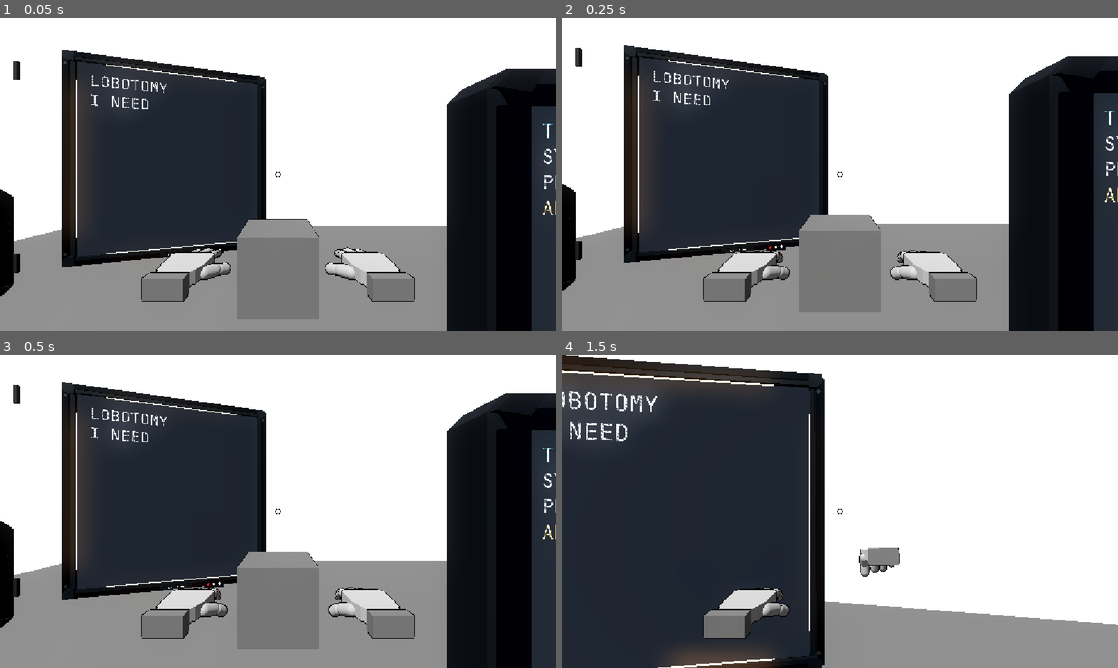
Above: before the commit, frames 1-4 (two rows, left to right).
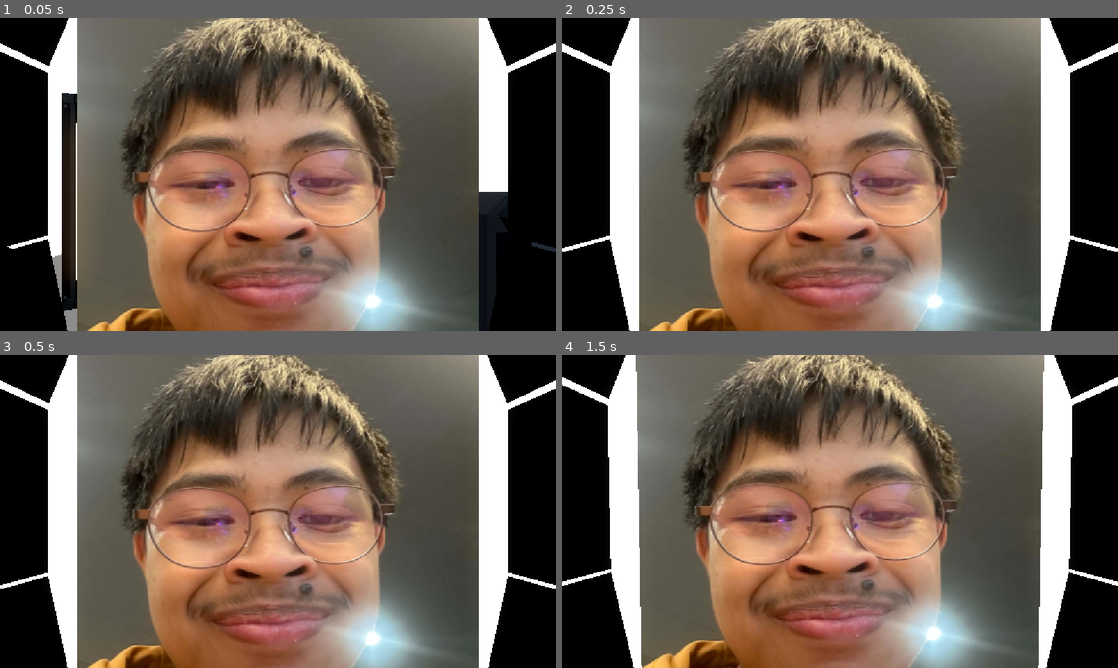
Above: after the commit, the same moments.

Repository: greedisfaust/fowl-play-project
Game: Godot game, scene res://arena/test_arena.tscn
Two runs of this game, one before a commit and one after it. Both use one fixed random seed, a clock stepped at 60 frames per second and the inputs below.
Inputs (mouse positions are in pixels of both pictures, inside the frame that each line leads up to):
- Up to frame 1 (0.05 s): no input
- Up to frame 2 (0.25 s): no input
- Up to frame 3 (0.5 s): no input
- Up to frame 4 (1.5 s): tap Enter at 0.5 s; move the mouse to (867, 511) at 0.52 s; hold Q (punch) 0.53-1.28 s; hold W (move_forward) from 0.53 s (still down); click (867, 511) at 0.67 s; tap Space (jump) at 0.77, 0.8, 1.07, 1.35 s; move the mouse to (812, 511) at 1.27 s

The runs differ from the first frame. In frame 1, 87% of the frame differs, in the area x 0-100%, y 0-100%; in frame 2, 91%; in frame 3, 91%; in frame 4, 94%.
Error after the commit: Parse Error: Identifier "TUNING" not declared in the current scope. (res://combat/combat_presentation.gd:144)

Commit message:
Refine charged punch wind-up presentation

Diff:
--- a/fowl-play/combat/combat_presentation.gd
+++ b/fowl-play/combat/combat_presentation.gd
@@ -89,8 +89,9 @@
 	var hand: Hand = _get_right_hand()
 	match _phase:
 		Phase.WINDUP:
-			var weight: float = 1.0 - exp(-18.0 * _phase_elapsed)
-			body_pose.x = WINDUP_LEAN_RAD * weight
+			var aim_direction: Vector3 = _get_aim_direction()
+			var local_aim: Vector3 = _local_direction(aim_direction)
+			body_pose = get_charged_windup_body_pose(_phase_elapsed, local_aim)
 			if hand != null:
 				hand.punch_position_offset = get_windup_hand_offset(_base_punch_position_offset, _phase_elapsed)
 		Phase.JAB:
@@ -140,8 +141,10 @@
 	if is_instance_valid(rig):
 		rig.call("set_combat_body_pose", Vector3.ZERO)
 static func get_windup_hand_offset(base_offset: Vector3, elapsed: float) -> Vector3:
-	var weight: float = 1.0 - exp(-18.0 * maxf(elapsed, 0.0))
-	return base_offset + Vector3(0.0, 0.018 * weight, 0.14 * weight)
+	var progress: float = clampf(maxf(elapsed, 0.0) / TUNING.CHARGED_PUNCH_HOLD_SECONDS, 0.0, 1.0)
+	var weight: float = smoothstep(0.0, 1.0, progress)
+	var tension: float = sin(progress * PI) * 0.012
+	return base_offset + Vector3(-0.035 * weight, (0.055 * weight) + tension, 0.23 * weight)
 static func get_jab_hand_offset(base_offset: Vector3, elapsed: float) -> Vector3:
 	var t: float = maxf(elapsed, 0.0)
 	var progress: float = clampf(t / JAB_EXTENSION_END_S, 0.0, 1.0)
@@ -165,15 +168,27 @@
 	var direction_yaw: float = clampf(atan2(-local_direction.x, -local_direction.z), -0.6, 0.6)
 	var yaw: float = direction_yaw * 0.22 * sin(PI * clampf(t / JAB_POSE_DURATION_S, 0.0, 1.0))
 	return Vector3(pitch, yaw, -yaw * 0.18)
+static func get_charged_windup_body_pose(elapsed: float, local_direction: Vector3) -> Vector3:
+	var progress: float = clampf(maxf(elapsed, 0.0) / TUNING.CHARGED_PUNCH_HOLD_SECONDS, 0.0, 1.0)
+	var load: float = smoothstep(0.0, 1.0, progress)
+	var direction_yaw: float = clampf(atan2(-local_direction.x, -local_direction.z), -0.6, 0.6)
+	var twist: float = 0.19 * load
+	var aim_follow: float = direction_yaw * 0.28 * load
+	var settle: float = sin(progress * PI) * 0.012
+	return Vector3(lerpf(WINDUP_LEAN_RAD, -0.22, load) - settle, twist + aim_follow, -0.055 * load - direction_yaw * 0.10 * load)
 static func get_charged_lunge_body_pose(elapsed: float, local_direction: Vector3) -> Vector3:
 	var t: float = clampf(maxf(elapsed, 0.0) / LUNGE_POSE_DURATION_S, 0.0, 1.0)
 	var drive: float = 1.0 - pow(1.0 - t, 3.0)
+	var loaded_pose: Vector3 = get_charged_windup_body_pose(TUNING.CHARGED_PUNCH_HOLD_SECONDS, local_direction)
 	var direction_yaw: float = clampf(atan2(-local_direction.x, -local_direction.z), -0.6, 0.6)
-	return Vector3(lerpf(WINDUP_LEAN_RAD, LUNGE_FOLLOW_THROUGH_RAD, drive), direction_yaw * 0.18 * drive, -direction_yaw * 0.12 * drive)
+	var follow_through: Vector3 = Vector3(LUNGE_FOLLOW_THROUGH_RAD, direction_yaw * 0.18, -direction_yaw * 0.12)
+	return loaded_pose.lerp(follow_through, drive)
 static func get_charged_lunge_hand_offset(base_offset: Vector3, elapsed: float) -> Vector3:
 	var t: float = clampf(maxf(elapsed, 0.0) / 0.12, 0.0, 1.0)
 	var extension: float = 1.0 - pow(1.0 - t, 3.0)
-	return base_offset + Vector3(0.0, -0.025 * extension, -0.20 * extension)
+	var loaded_hand: Vector3 = get_windup_hand_offset(base_offset, TUNING.CHARGED_PUNCH_HOLD_SECONDS)
+	var strike_hand: Vector3 = base_offset + Vector3(0.0, -0.025, -0.20)
+	return loaded_hand.lerp(strike_hand, extension)
 static func get_recoil_body_pose(elapsed: float, local_direction: Vector3, strength: float = 1.0) -> Vector3:
 	var t: float = maxf(elapsed, 0.0)
 	if t >= RECOIL_POSE_DURATION_S:
@@ -182,6 +197,14 @@
 	var side: float = clampf(local_direction.x, -1.0, 1.0)
 	var scale: float = clampf(strength, 1.0, 1.35)
 	return Vector3(RECOIL_LEAN_RAD * spring * scale, -side * RECOIL_TWIST_RAD * spring * scale, side * RECOIL_ROLL_RAD * spring * scale)
+func _get_aim_direction() -> Vector3:
+	if not is_instance_valid(_player):
+		return Vector3.FORWARD
+	var camera: Camera3D = _player.get("camera") as Camera3D
+	if camera == null:
+		return Vector3.FORWARD
+	return -camera.global_basis.z
+
 func _local_direction(world_direction: Vector3) -> Vector3:
 	var player_3d: Node3D = _player as Node3D
 	if not is_instance_valid(player_3d):
--- a/fowl-play/tests/m7_jab_test.gd
+++ b/fowl-play/tests/m7_jab_test.gd
@@ -55,9 +55,22 @@
 	var returned: Vector3 = COMBAT_PRESENTATION.get_jab_body_pose(COMBAT_PRESENTATION.JAB_POSE_DURATION_S, Vector3.FORWARD)
 	var base_hand_offset: Vector3 = Vector3(-0.025, -0.025, 0.075)
 	var windup_hand: Vector3 = COMBAT_PRESENTATION.get_windup_hand_offset(base_hand_offset, 0.20)
+	var charged_windup_start: Vector3 = COMBAT_PRESENTATION.get_charged_windup_body_pose(0.0, Vector3.FORWARD)
+	var charged_windup_mid: Vector3 = COMBAT_PRESENTATION.get_charged_windup_body_pose(0.5, Vector3.FORWARD)
+	var charged_windup_full: Vector3 = COMBAT_PRESENTATION.get_charged_windup_body_pose(TUNING.CHARGED_PUNCH_HOLD_SECONDS, Vector3.FORWARD)
+	var charged_hand_start: Vector3 = COMBAT_PRESENTATION.get_windup_hand_offset(base_hand_offset, 0.0)
+	var charged_hand_full: Vector3 = COMBAT_PRESENTATION.get_windup_hand_offset(base_hand_offset, TUNING.CHARGED_PUNCH_HOLD_SECONDS)
+	var charged_lunge_start: Vector3 = COMBAT_PRESENTATION.get_charged_lunge_body_pose(0.0, Vector3.FORWARD)
+	var charged_lunge_hand_start: Vector3 = COMBAT_PRESENTATION.get_charged_lunge_hand_offset(base_hand_offset, 0.0)
 	var jab_start_hand: Vector3 = COMBAT_PRESENTATION.get_jab_hand_offset(base_hand_offset, 0.0)
 	var jab_extension_hand: Vector3 = COMBAT_PRESENTATION.get_jab_hand_offset(base_hand_offset, COMBAT_PRESENTATION.JAB_EXTENSION_END_S)
 	var jab_return_hand: Vector3 = COMBAT_PRESENTATION.get_jab_hand_offset(base_hand_offset, COMBAT_PRESENTATION.JAB_POSE_DURATION_S)
+	if charged_windup_start.x >= 0.0 or charged_windup_mid.x >= charged_windup_full.x or charged_windup_full.x > -0.18:
+		_fail("Charged wind-up should progressively build a strong backward lean across the full one-second hold")
+	if charged_hand_start.z <= base_hand_offset.z or charged_hand_full.z <= charged_hand_start.z + 0.10 or charged_hand_full.y <= base_hand_offset.y:
+		_fail("Charged wind-up should progressively lift, draw back and load the fist")
+	if not charged_lunge_start.is_equal_approx(charged_windup_full) or charged_lunge_hand_start.z <= base_hand_offset.z:
+		_fail("Charged lunge should release from the fully loaded body and fist pose without snapping to neutral")
 	if windup.x >= 0.0 or extension.x <= 0.0:
 		_fail("Jab presentation should move from anticipation lean into a forward extension")
 	if windup_hand.z <= base_hand_offset.z or jab_start_hand.z <= base_hand_offset.z or jab_extension_hand.z >= base_hand_offset.z or not jab_return_hand.is_equal_approx(base_hand_offset):
Not shown, changed: docs/sessions/features-combat-and-procedural-movement.md
